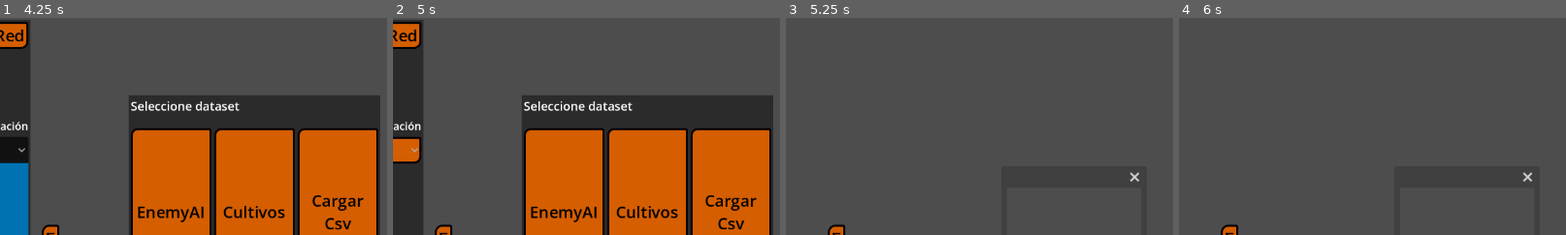
Above: before the commit, frames 1-4 (left to right).
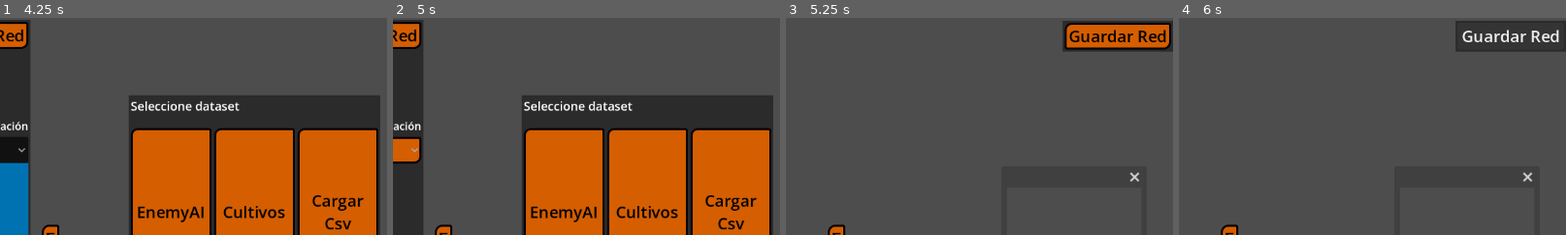
Above: after the commit, the same moments.

Repository: HectorAldao/visualizing_machine_learning
Game: Godot game, scene res://scenes/views/nn_view/nn_view.tscn
The game is run twice, just before and just after one commit, with the same random seed, the same clock (stepped at 60 frames per second) and the same inputs. This scene is started directly instead of the project's main scene.
Inputs (mouse positions are % of the whole screen's width and height, from its top left):
- Up to frame 1 (4.25 s): click "Σ" at 0.5 s; click "Cargar Red" at 1.25 s; click "+" at 2 s; click "-" at 2.75 s; click "softmax" at 3.5 s
- Up to frame 2 (5 s): click "Previsualizar red" at 4.25 s
- Up to frame 3 (5.25 s): click "Entrenar Red" at 5 s
- Up to frame 4 (6 s): click (93, 4) at 5.75 s, where only the run after the commit has a clickable "Guardar Red"
The pictures show only the part of the screen within x 50-100%, y 0-50%; the shares and areas given below are measured in that part.

Frames 1-2 are identical in both runs. In frame 3, 4.1% of the frame differs, in the area x 71-100%, y 1-16%; in frame 4, 3.9%.

Commit message:
feat: save button for nn

Diff:
--- /dev/null
+++ b/godot_project/scenes/interface/nn/panel_training_nn/panel_training_nn.gd
@@ -0,0 +1,7 @@
+extends PanelContainer
+
+@onready var save_button: Button = $VBoxContainer/SaveButton
+
+
+func _ready() -> void:
+	save_button.pressed.connect(func(): SignalsObserver.save_nn.emit() )
--- /dev/null
+++ b/godot_project/scenes/interface/nn/panel_training_nn/panel_training_nn.tscn
@@ -0,0 +1,13 @@
+[gd_scene format=3 uid="uid://bciy4mexxcgpl"]
+
+[ext_resource type="Script" uid="uid://cnoxe2rr01nhy" path="res://scenes/interface/nn/panel_training_nn/panel_training_nn.gd" id="1_rnkkv"]
+
+[node name="PanelTrainingNn" type="PanelContainer" unique_id=404864676]
+script = ExtResource("1_rnkkv")
+
+[node name="VBoxContainer" type="VBoxContainer" parent="." unique_id=1740358946]
+layout_mode = 2
+
+[node name="SaveButton" type="Button" parent="VBoxContainer" unique_id=1883887305]
+layout_mode = 2
+text = "Guardar Red"
--- a/godot_project/scenes/views/nn_view/nn_view.gd
+++ b/godot_project/scenes/views/nn_view/nn_view.gd
@@ -4,6 +4,7 @@
 @onready var panel_algorithm_nn: PanelContainer = $PanelAlgorithmNn
 @onready var create_nn_menu: PanelContainer = $CreateNnMenu
 @onready var dataset_selecion_menu: PanelContainer = $PanelDatasetSelection
+@onready var panel_trainin_nn: PanelContainer = $PanelTrainingNn
 @onready var window_nn: WindowNn = $WindowNn
 
 var state: String = "create_nn"  # Other values: train_nn, evaluate_nn
@@ -36,6 +37,7 @@
 	create_nn_menu.visible = true
 	dataset_selecion_menu.visible = true
 	panel_algorithm_nn.visible = false
+	panel_trainin_nn.visible = false
 	window_nn.visible = false
 
 	_center_nn()
@@ -127,6 +129,7 @@
 	create_nn_menu.visible = false
 	panel_algorithm_nn.visible = true
 	window_nn.visible = true
+	panel_trainin_nn.visible = true
 	_configure_algorithm_training()
 
 
--- a/godot_project/scenes/views/nn_view/nn_view.tscn
+++ b/godot_project/scenes/views/nn_view/nn_view.tscn
@@ -5,6 +5,7 @@
 [ext_resource type="PackedScene" uid="uid://dy4hc0eciyisw" path="res://scenes/objects/nn/nn/neural_network.tscn" id="3_1dbvi"]
 [ext_resource type="PackedScene" uid="uid://t7yhp2dspky0" path="res://scenes/interface/nn/panel_algorithm_nn/panel_algorithm_nn.tscn" id="4_x56ox"]
 [ext_resource type="PackedScene" uid="uid://b53esskdnv1b2" path="res://scenes/interface/nn/panel_dataset_selection/panel_dataset_selection.tscn" id="5_u7vn5"]
+[ext_resource type="PackedScene" uid="uid://bciy4mexxcgpl" path="res://scenes/interface/nn/panel_training_nn/panel_training_nn.tscn" id="6_63jeq"]
 [ext_resource type="PackedScene" uid="uid://c5d88cv8owt2d" path="res://scenes/interface/nn/window_nn/window_nn.tscn" id="6_d8qv5"]
 
 [node name="NnView" type="Control" unique_id=318267333]
@@ -61,6 +62,16 @@
 grow_horizontal = 0
 grow_vertical = 2
 
+[node name="PanelTrainingNn" parent="." unique_id=404864676 instance=ExtResource("6_63jeq")]
+visible = false
+layout_mode = 1
+anchors_preset = 1
+anchor_left = 1.0
+anchor_right = 1.0
+offset_left = -159.0
+offset_bottom = 46.0
+grow_horizontal = 0
+
 [node name="WindowNn" parent="." unique_id=789302501 instance=ExtResource("6_d8qv5")]
 position = Vector2i(905, 253)
 visible = false
--- a/godot_project/scripts/signals_observer.gd
+++ b/godot_project/scripts/signals_observer.gd
@@ -58,4 +58,7 @@
 
 # window_nn
 
+# panel training nn
+signal save_nn
+
 @warning_ignore_restore("unused_signal")
Not shown, added: godot_project/scenes/interface/nn/panel_training_nn/panel_training_nn.gd.uid
